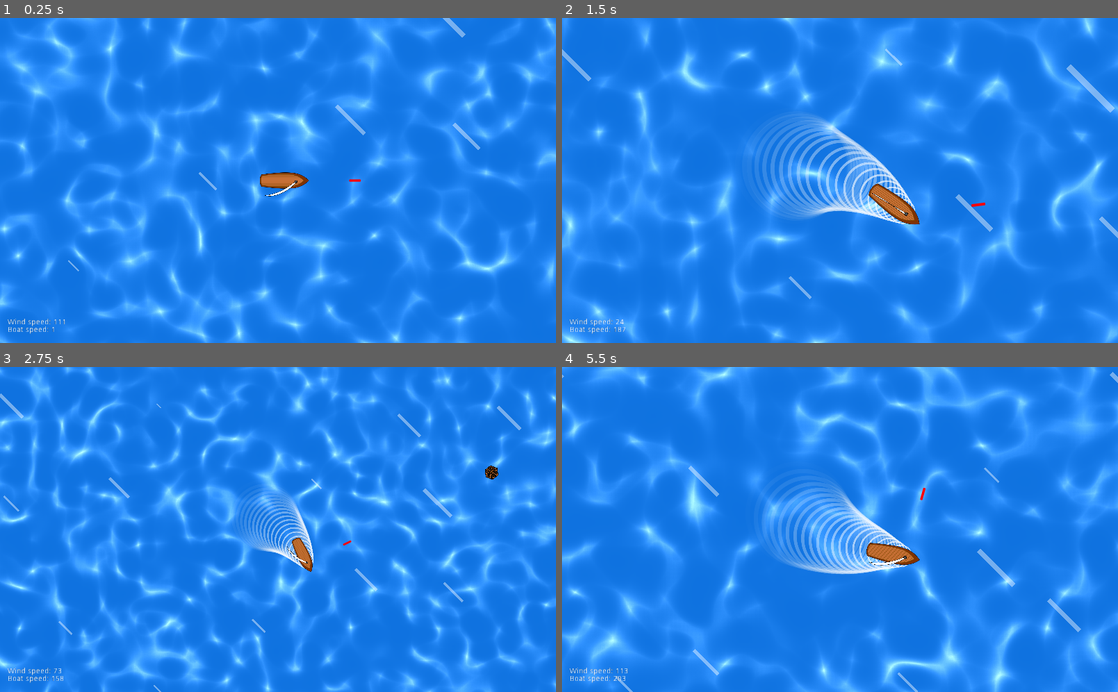
Above: before the commit, frames 1-4 (two rows, left to right).
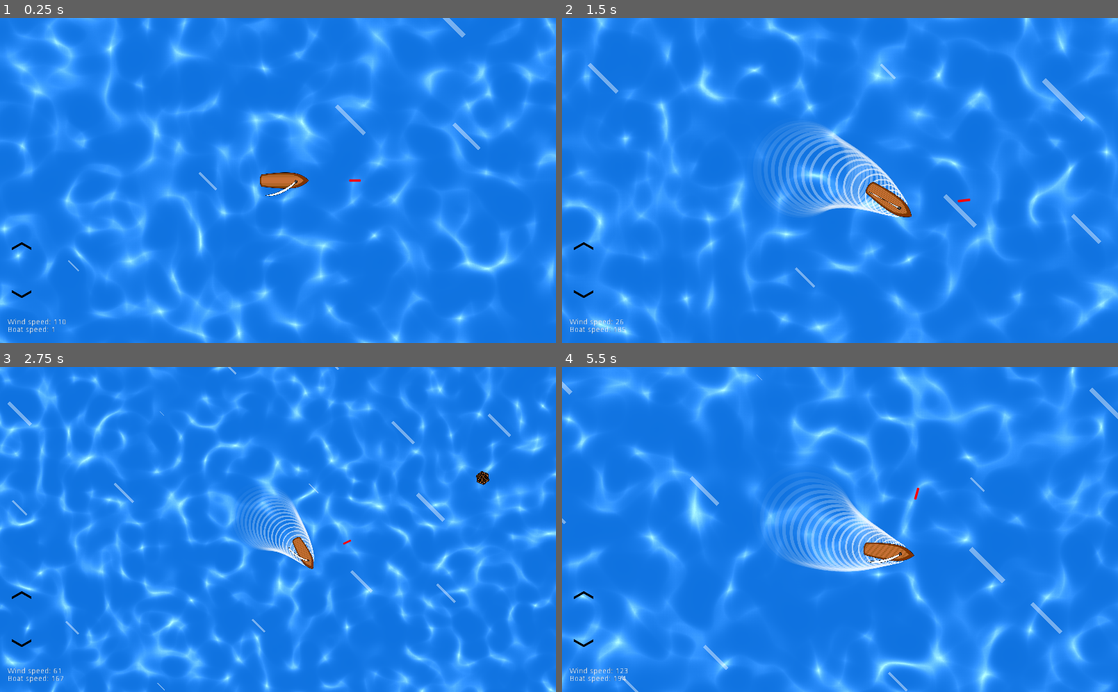
Above: after the commit, the same moments.

Repository: Norodix/SailGame
Game: Godot game, scene res://World.tscn
The game is run twice, just before and just after one commit, with the same random seed, the same clock (stepped at 60 frames per second) and the same inputs.
Inputs (mouse positions are in pixels of both pictures, inside the frame that each line leads up to):
- Up to frame 1 (0.25 s): no input
- Up to frame 2 (1.5 s): move the mouse to (962, 164) at 0.52 s; hold D (right) 0.53-1.28 s; hold W (tighten) 0.53-1.28 s; click (962, 164) at 0.67 s; tap Mouse wheel up (zoomIn) at 0.8, 1.35 s; move the mouse to (728, 196) at 1.27 s; hold S (down) from 1.28 s (still down); click (728, 196) at 1.42 s
- Up to frame 3 (2.75 s): tap Mouse wheel down (zoomOut) at 1.55 s; move the mouse to (333, 458) at 2.02 s; release S (down) at 2.03 s; hold D (right) from 2.03 s (still down); hold Mouse wheel down (zoomOut) from 2.03 s (still down); click (333, 458) at 2.17 s; tap W (tighten) at 2.3 s
- Up to frame 4 (5.5 s): move the mouse to (812, 594) at 2.77 s; release Mouse wheel down (zoomOut) at 2.78 s; tap W (tighten) at 2.85, 4.55 s; click (812, 594) at 2.92 s; tap Mouse wheel up (zoomIn) at 3.05, 5.3 s; move the mouse to (1006, 578) at 3.52 s; release D (right) at 3.53 s; hold Mouse wheel up (zoomIn) 3.53-4.28 s; hold A (left) 3.53-5.03 s; click (1006, 578) at 3.67 s; tap Mouse wheel down (zoomOut) at 3.8, 4.35 s; move the mouse to (673, 480) at 4.27 s; click (673, 480) at 4.42 s; move the mouse to (867, 529) at 5.02 s; hold S (down) from 5.03 s (still down); hold W (tighten) from 5.03 s (still down); click (867, 529) at 5.17 s

The runs differ from the first frame. In frame 1, less than 0.1% of the frame differs, in the area x 2-54%, y 49-95%; in frame 2, 21%, in the area x 0-100%, y 0-100%; in frame 3, 17%; in frame 4, 21%.

Commit message:
Added basic touchscreen controls, NOT tested

Diff:
--- /dev/null
+++ b/Art/arrow.svg
@@ -0,0 +1,65 @@
+<?xml version="1.0" encoding="UTF-8" standalone="no"?>
+<svg
+   xmlns:dc="http://purl.org/dc/elements/1.1/"
+   xmlns:cc="http://creativecommons.org/ns#"
+   xmlns:rdf="http://www.w3.org/1999/02/22-rdf-syntax-ns#"
+   xmlns:svg="http://www.w3.org/2000/svg"
+   xmlns="http://www.w3.org/2000/svg"
+   xmlns:sodipodi="http://sodipodi.sourceforge.net/DTD/sodipodi-0.dtd"
+   xmlns:inkscape="http://www.inkscape.org/namespaces/inkscape"
+   width="116.91138mm"
+   height="48.277954mm"
+   viewBox="0 0 116.91138 48.277954"
+   version="1.1"
+   id="svg903"
+   inkscape:version="1.0.1 (3bc2e813f5, 2020-09-07)"
+   sodipodi:docname="arrow.svg">
+  <defs
+     id="defs897" />
+  <sodipodi:namedview
+     id="base"
+     pagecolor="#ffffff"
+     bordercolor="#666666"
+     borderopacity="1.0"
+     inkscape:pageopacity="0.0"
+     inkscape:pageshadow="2"
+     inkscape:zoom="0.7"
+     inkscape:cx="178.3439"
+     inkscape:cy="279.72176"
+     inkscape:document-units="mm"
+     inkscape:current-layer="layer1"
+     inkscape:document-rotation="0"
+     showgrid="false"
+     inkscape:window-width="1920"
+     inkscape:window-height="1016"
+     inkscape:window-x="1920"
+     inkscape:window-y="27"
+     inkscape:window-maximized="1"
+     fit-margin-top="0"
+     fit-margin-left="0"
+     fit-margin-right="0"
+     fit-margin-bottom="0" />
+  <metadata
+     id="metadata900">
+    <rdf:RDF>
+      <cc:Work
+         rdf:about="">
+        <dc:format>image/svg+xml</dc:format>
+        <dc:type
+           rdf:resource="http://purl.org/dc/dcmitype/StillImage" />
+        <dc:title></dc:title>
+      </cc:Work>
+    </rdf:RDF>
+  </metadata>
+  <g
+     inkscape:label="Layer 1"
+     inkscape:groupmode="layer"
+     id="layer1"
+     transform="translate(-49.442623,-47.277756)">
+    <path
+       id="rect1466"
+       style="opacity:1;fill:#000000;fill-opacity:1;stroke-width:0.999997;stroke-linecap:round;stroke-linejoin:round"
+       d="M 49.442623,80.514489 107.89831,47.277756 166.354,80.514489 v 7.52061 7.520611 L 107.89831,62.318977 49.442623,95.55571 v -7.520611 z"
+       sodipodi:nodetypes="ccccccccc" />
+  </g>
+</svg>
--- a/CrateArea.gd
+++ b/CrateArea.gd
@@ -4,8 +4,8 @@
 # Declare member variables here. Examples:
 # var a = 2
 # var b = "text"
-var maxRadius = 2000
-var minRadius = 500
+var maxRadius = 5000
+var minRadius = 1000
 
 
 # Called when the node enters the scene tree for the first time.
--- a/Player.gd
+++ b/Player.gd
@@ -14,6 +14,10 @@
 var zoomMin = 0.5
 var zoomStep = 0.01
 
+#Variables that store steering data
+var turnLeft = 0
+var turnRight = 0
+
 # Called when the node enters the scene tree for the first time.
 func _ready():
 	#set_global_position(get_viewport().size/3)
@@ -22,17 +26,17 @@
 
 # Called every frame. 'delta' is the elapsed time since the previous frame.
 func _process(delta):
+	#call draw function every iteration
+	update()
+
 	#Handle camera zoom
 	var zoomVal = $Camera2D.zoom[0]
-	if Input.is_action_just_released("zoomIn"):
-		zoomVal -= zoomStep*5
-
+#	if Input.is_action_just_released("zoomIn"):
+#		zoomVal -= zoomStep*5
 	if Input.is_action_pressed("zoomIn"):
 		zoomVal -= zoomStep
-
-	if Input.is_action_just_released("zoomOut"):
-		zoomVal += zoomStep*5
-
+	#if Input.is_action_just_released("zoomOut"):
+#		zoomVal += zoomStep*5
 	if Input.is_action_pressed("zoomOut"):
 		zoomVal += zoomStep
 
@@ -40,8 +44,44 @@
 
 	$Camera2D.zoom = Vector2(zoomVal, zoomVal)
 
-	#call draw function every iteration
-	update()
+
+	#Steer with key events
+	if Input.is_action_pressed("left"):
+		turnLeft = true
+	else:
+		turnLeft = false
+
+	if Input.is_action_pressed("right"):
+		turnRight = true
+	else:
+		turnRight = false
+
+	#Steer the ship if mouse is pressed somewhere
+	if Input.is_mouse_button_pressed(BUTTON_LEFT):
+		#Mouse pressed is the same in case of touchscreen
+		var facing=Vector2(cos(global_rotation), sin(global_rotation))
+		var leftFacing = facing.rotated(deg2rad(-90))
+
+		var mousePosition = get_viewport().get_mouse_position()
+		var selfPosition = get_global_transform_with_canvas().origin
+		var mouseRelativePosition = mousePosition - selfPosition
+
+		#if too close to player, do not parse
+		if ( mouseRelativePosition.length() > 20 and mouseRelativePosition.length() < 300 ):
+			# if left direction and mouse relative to player are in the same direction, turn left
+			var sameDirection = mouseRelativePosition.normalized().dot(leftFacing.normalized())
+			var limit = 0.1
+			if(sameDirection > limit):
+				turnLeft = true
+				#go left
+				pass
+			if(sameDirection < -limit):
+				turnRight = true
+				#go right
+				pass
+
+
+
 
 func _draw():
 	var crate = get_node("../CrateArea")
@@ -56,9 +96,9 @@
 
 func _integrate_forces(state):
 	var angle = 0
-	if Input.is_action_pressed("left"):
+	if turnLeft:
 		angle += -1
-	elif Input.is_action_pressed("right"):
+	if turnRight:
 		angle += 1
 
 	if motorEnabled:
--- a/World.tscn
+++ b/World.tscn
@@ -15,6 +15,7 @@
 [ext_resource path="res://Art/crate.png" type="Texture" id=13]
 [ext_resource path="res://Rocking.shader" type="Shader" id=14]
 [ext_resource path="res://CrateArea.gd" type="Script" id=15]
+[ext_resource path="res://Art/arrow.svg" type="Texture" id=16]
 
 [sub_resource type="CapsuleShape2D" id=1]
 radius = 44.6475
@@ -119,6 +120,9 @@
 [sub_resource type="CircleShape2D" id=20]
 radius = 15.0
 
+[sub_resource type="CircleShape2D" id=21]
+radius = 35.0
+
 [node name="World" type="Node2D"]
 position = Vector2( 450.319, 237.071 )
 script = ExtResource( 7 )
@@ -150,7 +154,9 @@
 [node name="Sail" type="RigidBody2D" parent="PlayerBoat"]
 position = Vector2( -32, 0 )
 gravity_scale = 0.0
-angular_damp = 0.0
+can_sleep = false
+linear_damp = 0.5
+angular_damp = 0.02
 script = ExtResource( 3 )
 
 [node name="CollisionShape2D" type="CollisionShape2D" parent="PlayerBoat/Sail"]
@@ -274,4 +280,34 @@
 visible = false
 shape = SubResource( 20 )
 one_way_collision_margin = 0.0
+
+[node name="TouchControls" type="CanvasLayer" parent="."]
+
+[node name="VisibilityNode" type="Node2D" parent="TouchControls"]
+
+[node name="TouchScreenButton" type="TouchScreenButton" parent="TouchControls/VisibilityNode"]
+position = Vector2( 40, 417.976 )
+shape = SubResource( 21 )
+shape_centered = false
+action = "tighten"
+visibility_mode = 1
+
+[node name="Sprite" type="Sprite" parent="TouchControls/VisibilityNode/TouchScreenButton"]
+position = Vector2( 0, 3 )
+scale = Vector2( 0.4, 0.4 )
+texture = ExtResource( 16 )
+
+[node name="TouchScreenButton2" type="TouchScreenButton" parent="TouchControls/VisibilityNode"]
+position = Vector2( 40, 510.003 )
+shape = SubResource( 21 )
+shape_centered = false
+action = "loosen"
+visibility_mode = 1
+
+[node name="Sprite" type="Sprite" parent="TouchControls/VisibilityNode/TouchScreenButton2"]
+scale = Vector2( 0.4, 0.4 )
+texture = ExtResource( 16 )
+flip_v = true
+
+[node name="TouchDirection" type="Node2D" parent="TouchControls/VisibilityNode"]
 [connection signal="body_entered" from="CrateArea" to="CrateArea" method="_on_CrateArea_body_entered"]
--- a/project.godot
+++ b/project.godot
@@ -78,6 +78,10 @@
  ]
 }
 
+[input_devices]
+
+pointing/emulate_touch_from_mouse=true
+
 [physics]
 
 2d/default_gravity=0
Not shown, added: Art/arrow.svg.import
Not shown: 1 places in World.tscn that only renumber resources
